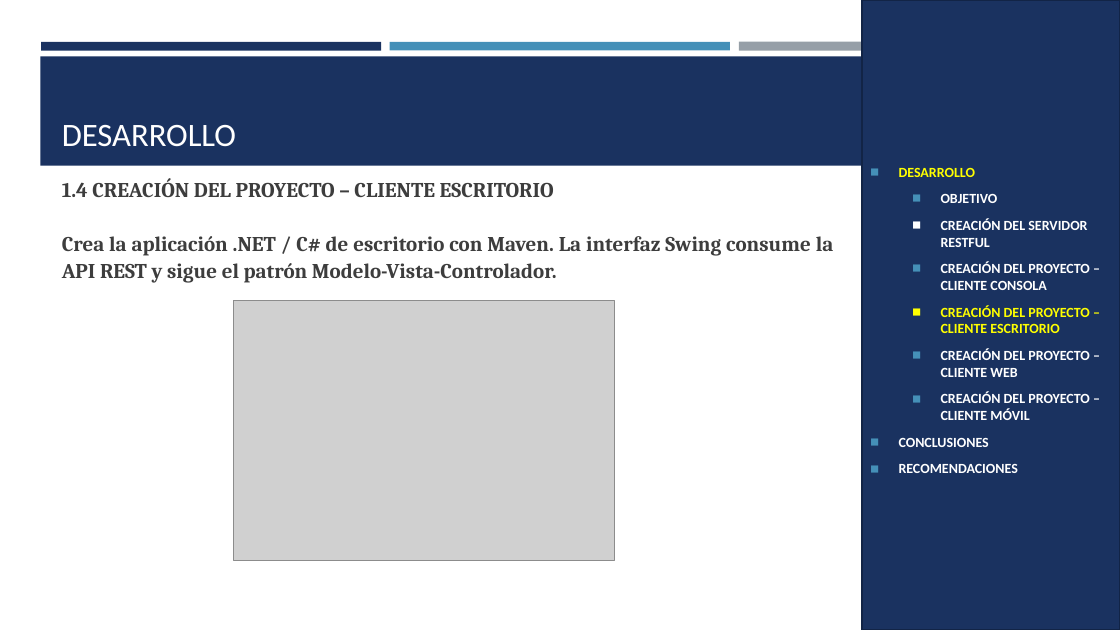
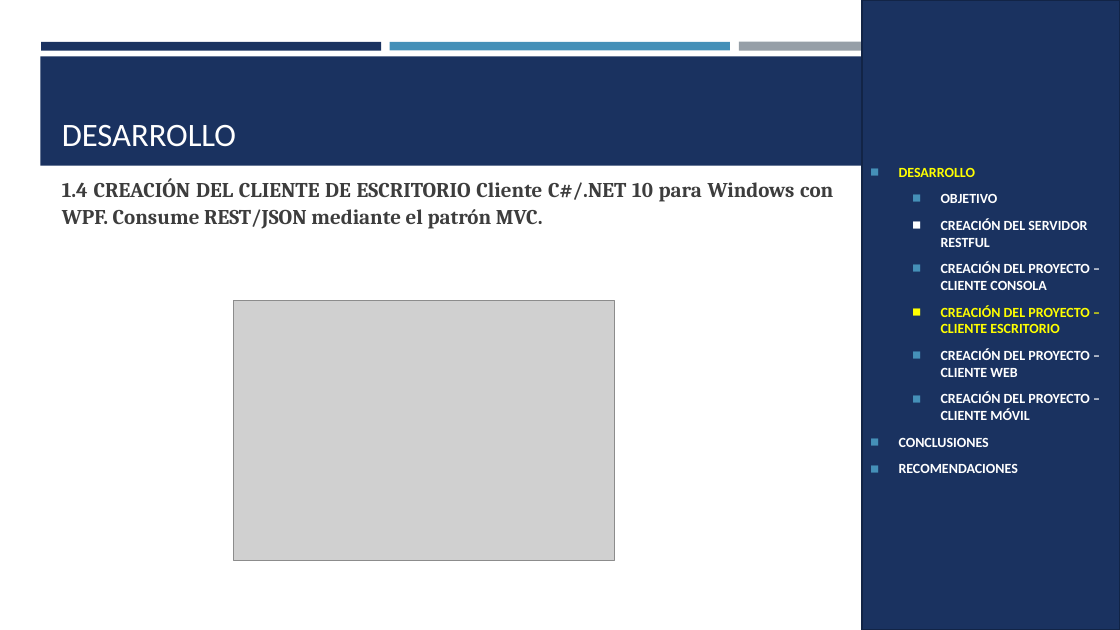
Before and after one commit to JulioViche/u1-sw-arch, a slide deck: slide 13 of TI.1.4. PAO202651_RESTFUL_DOTNET_SINBDD_NRC36884_GR09/05. DOCUMENTACION/CONVUNI_RESTFUL_DOTNET_GR09.pptx. Drawn at 1120x630 pixels with LibreOffice and Linux fonts; fonts in the diff are those of the drawing; grey boxes stand for pictures. Boxes give left, top, right and bottom in pixels: in the first picture for what was removed or moved away, otherwise in the second. Text is boxed around its words. In the diff, an @@ line names an element or a change of style, - is before the commit and + after.

```diff
--- a/TI.1.4. PAO202651_RESTFUL_DOTNET_SINBDD_NRC36884_GR09/05. DOCUMENTACION/CONVUNI_RESTFUL_DOTNET_GR09.pptx
+++ b/TI.1.4. PAO202651_RESTFUL_DOTNET_SINBDD_NRC36884_GR09/05. DOCUMENTACION/CONVUNI_RESTFUL_DOTNET_GR09.pptx
@@ text at [62, 178, 833, 229]: text changed @@
-1.4 CREACIÓN DEL PROYECTO – CLIENTE ESCRITORIO
-Crea la aplicación .NET / C# de escritorio con Maven. La interfaz Swing consume la API REST y sigue el patrón Modelo-Vista-Controlador.
+1.4 CREACIÓN DEL CLIENTE DE ESCRITORIO Cliente C#/.NET 10 para Windows con WPF. Consume REST/JSON mediante el patrón MVC.
```
Also in this commit, not shown: 13 other slides changed, 18 other files.
